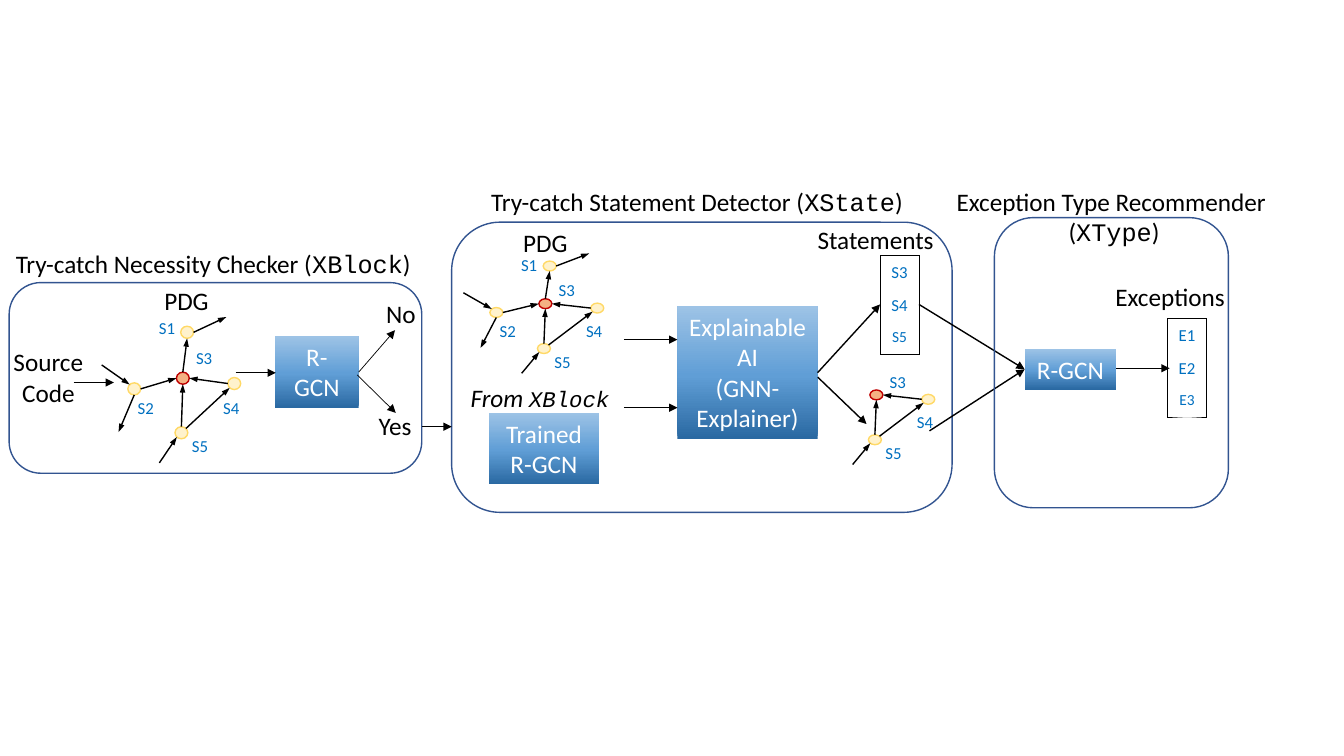
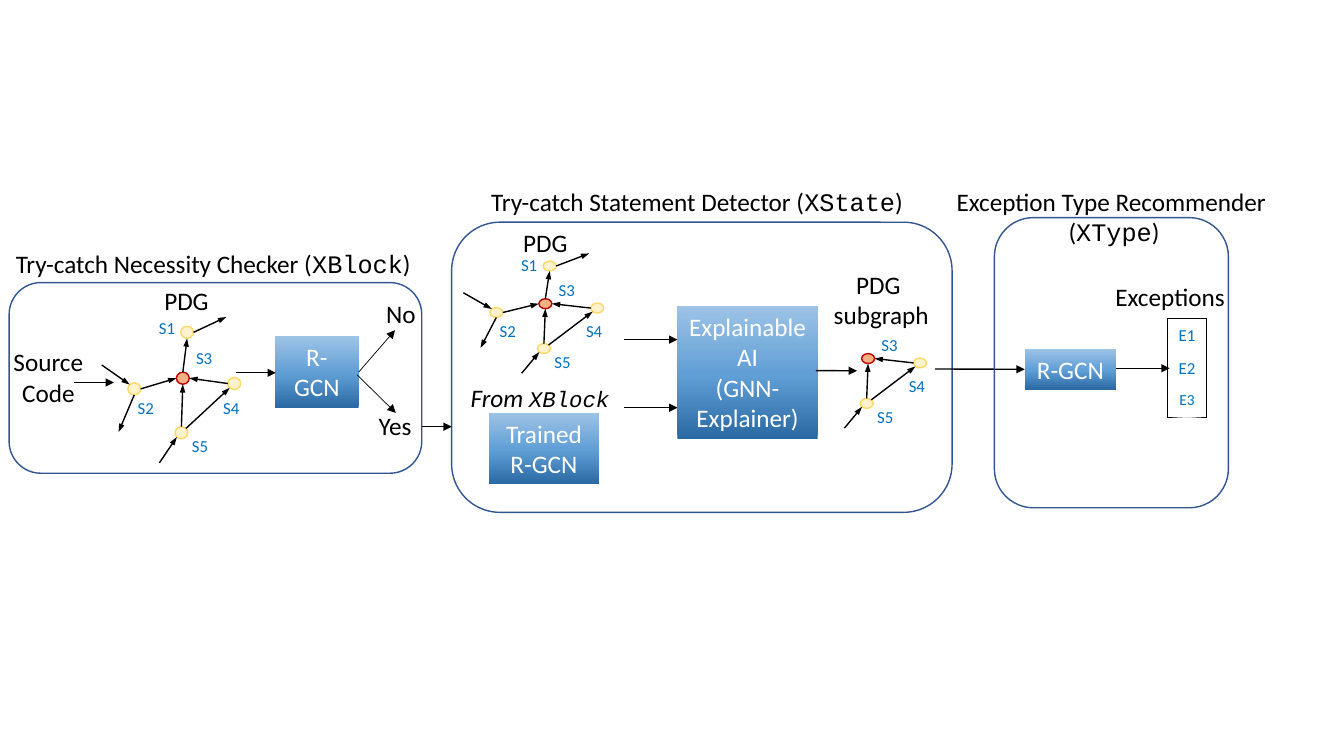
Before and after one commit to tien-n-nguyen/exception, a slide deck: slide 1 of figures.pptx. Drawn at 1344x756 pixels with LibreOffice and Linux fonts; fonts in the diff are those of the drawing. Boxes give left, top, right and bottom in pixels: in the first picture for what was removed or moved away, otherwise in the second. Text is boxed around its words. In the diff, an @@ line names an element or a change of style, - is before the commit and + after.

```diff
--- a/figures.pptx
+++ b/figures.pptx
@@ rectangle removed at box(880, 255, 920, 354) @@
-S3
-S4
-S5
@@ text at box(834, 277, 929, 329): text changed @@
-Statements
+PDG
+subgraph
@@ arrow removed from (818, 373) to (880, 304) @@
@@ arrow removed from (920, 304) to (1025, 369) @@
@@ arrow moved from (818, 377) - (867, 424) to (817, 371) - (857, 371) @@
@@ 4 arrows, 3 texts, 3 ellipses: place and size @@
-4 arrows, 3 texts, 3 ellipses at box(853, 377, 935, 465)
+4 arrows, 3 texts, 3 ellipses at box(845, 340, 927, 429)
@@ arrow moved from (930, 431) - (1025, 369) to (936, 369) - (1025, 369) @@
```
Also in this commit, not shown: 1 slide added, 4 other files.
